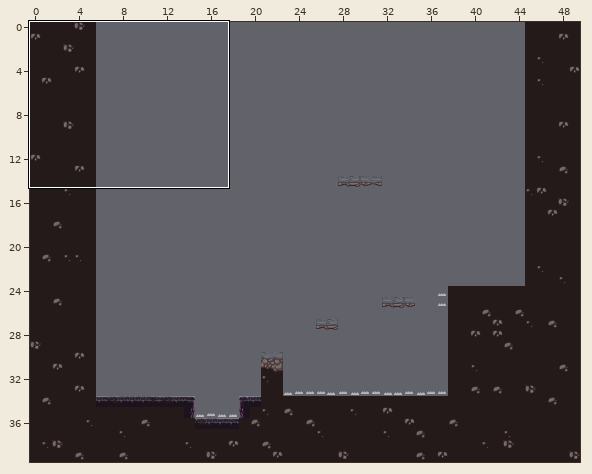
Level history. Tiled map (JSON): Eudaemon/assets/levels/level1.json. Above, an overview of the earlier version with the close-up marked.
Close-up. Before the edit:
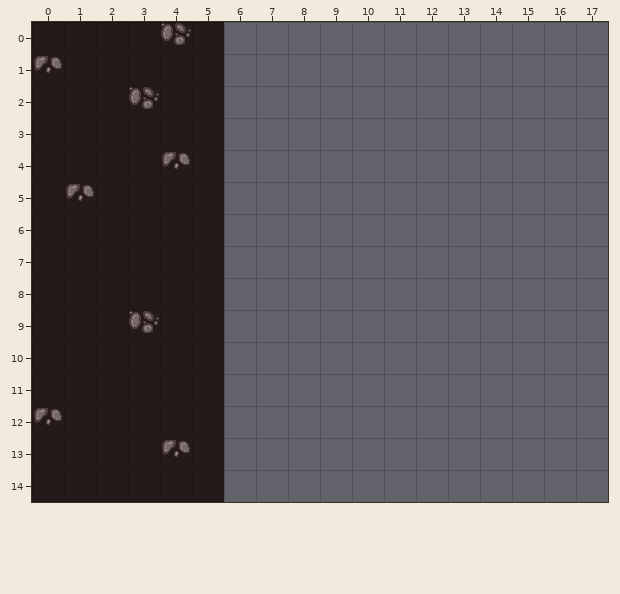
Cells are 32x32 px. Shown: x 0..17, y 0..14. The commit also changed other parts of the map, which this record leaves out.
Once edited:
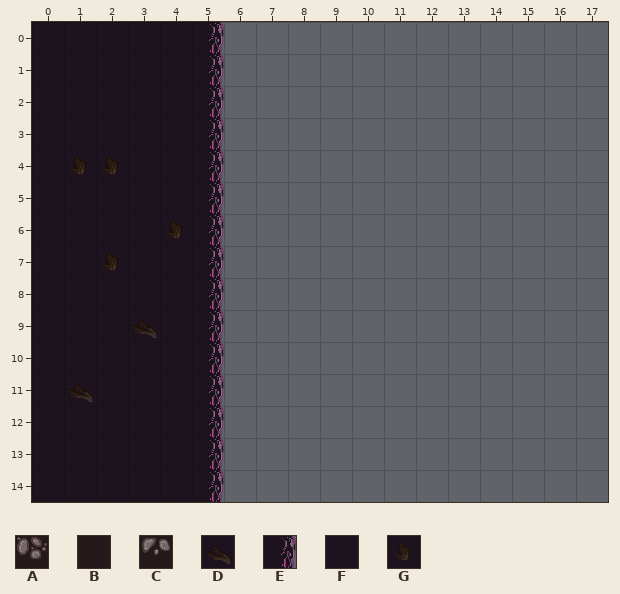
Key: from "Eudaemon Tilleset": A 10 "DeepDirt1x1A", B 11 "DeepDirt1x1B", C 16 "DirtDeepDirt1x1D", D 89 "CorruptedDirtC", E 93 "CorruptedRightA", F 104 "CorruptedDirtA", G 105 "CorruptedDirtB".
_ is an empty cell.
Edits made:
Layer "TileLayerFG":
The edit turns tile A into tile D in row 9 at x 3.
The edit turns tile B into tile D in row 11 at x 1.
The edit turns tile B into tile E in rows 0 to 14 at x 5.
The edit turns tile A into tile F in row 0 at x 4; in row 2 at x 3.
The edit turns tile C into tile F in row 1 at x 0; in row 4 at x 4; in row 5 at x 1; in row 12 at x 0; in row 13 at x 4.
The edit turns tile B into tile G in row 4 at x 1 to 2; in row 6 at x 4; in row 7 at x 2.
Boxes around the changes in both close-ups, in picture pixels (x1, y1, x2, y2):
changed: (160, 22, 224, 502)
changed: (32, 54, 64, 86)
changed: (128, 86, 160, 118)
changed: (64, 150, 128, 214)
changed: (96, 246, 128, 278)
changed: (128, 310, 160, 342)
changed: (32, 374, 96, 438)
